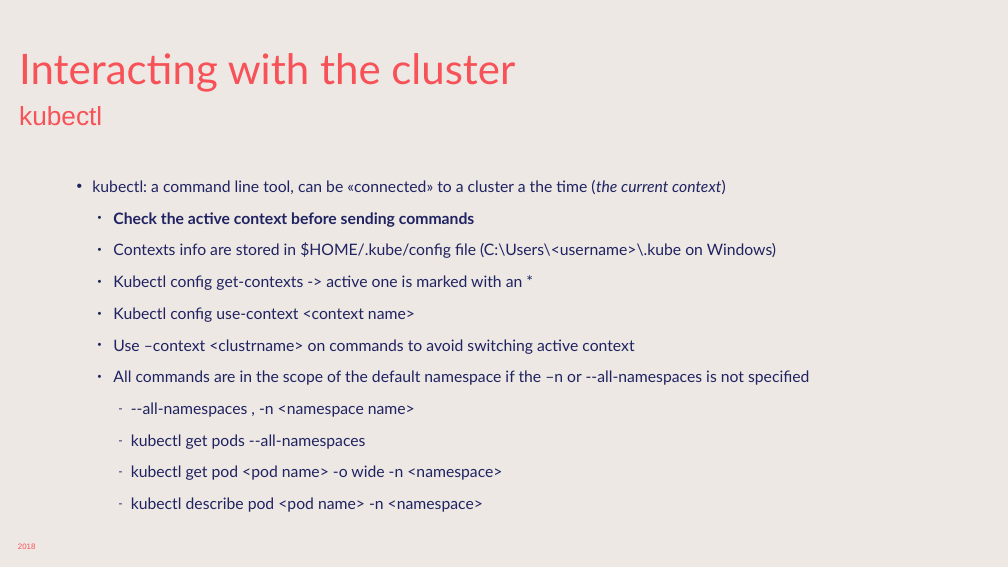
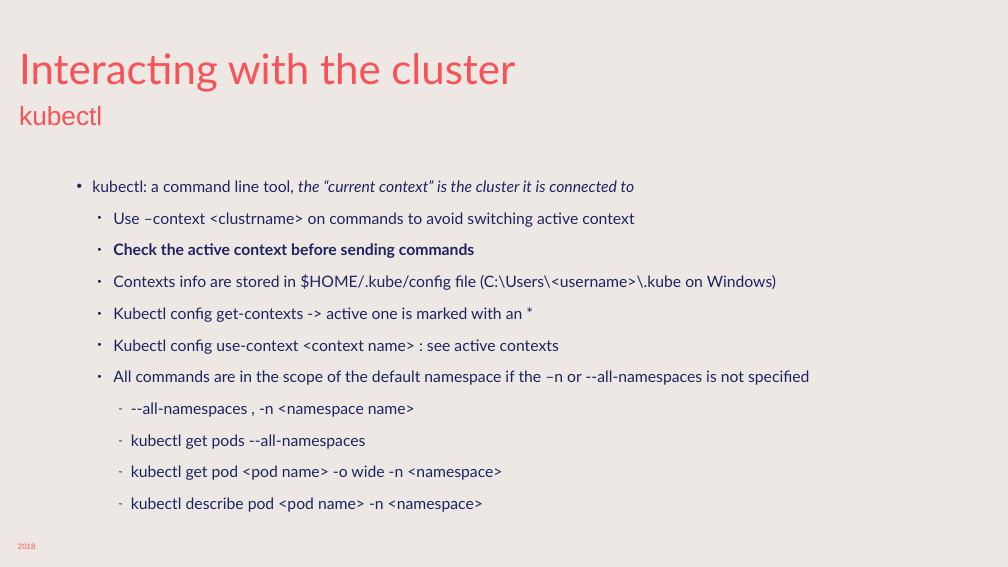
Before and after one commit to sabbadino/deltatre-community-meetups-session-3, a slide deck: slide 13 of K8s-basic.pptx. Drawn at 1008x567 pixels with LibreOffice and Linux fonts; fonts in the diff are those of the drawing; background and template pictures are left out. Boxes give left, top, right and bottom in pixels: in the first picture for what was removed or moved away, otherwise in the second. Text is boxed around its words. In the diff, an @@ line names an element or a change of style, - is before the commit and + after.

```diff
--- a/K8s-basic.pptx
+++ b/K8s-basic.pptx
@@ text at [92,180,635,227]: text changed @@
-• kubectl: a command line tool, can be «connected» to a cluster a the time (the current context)
+• kubectl: a command line tool, the “current context” is the cluster it is connected to
+  • Use –context <clustrname> on commands to avoid switching active context
@@ text at [113,339,559,354]: text changed @@
-  • Kubectl config use-context <context name>
-  • Use –context <clustrname> on commands to avoid switching active context
+  • Kubectl config use-context <context name> : see active contexts
```
Also in this commit, not shown: 7 other slides changed, 1 other file.
